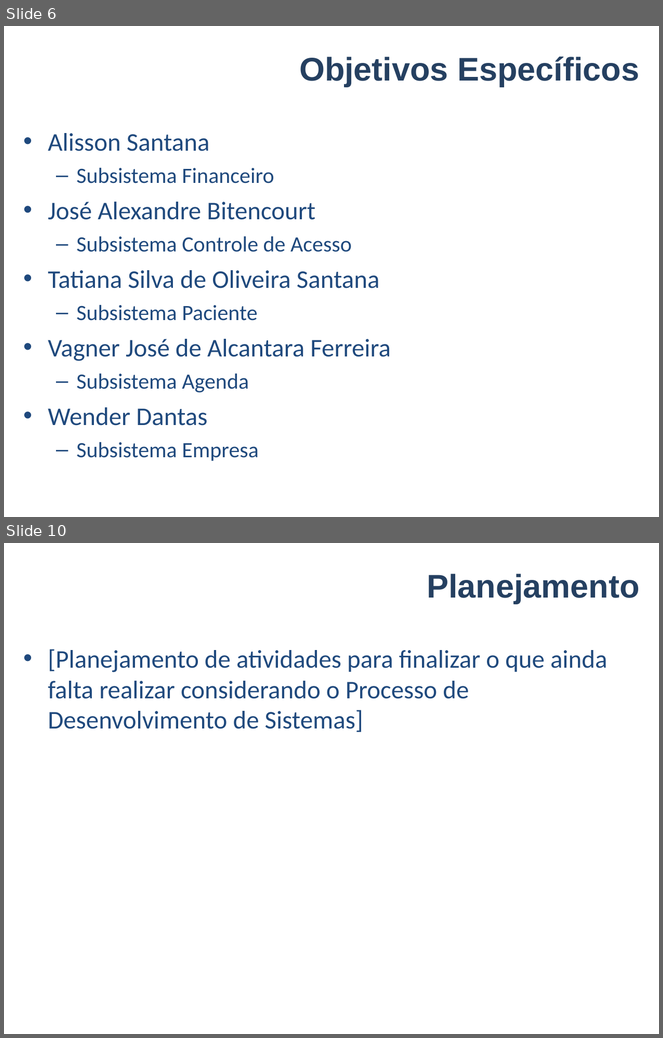
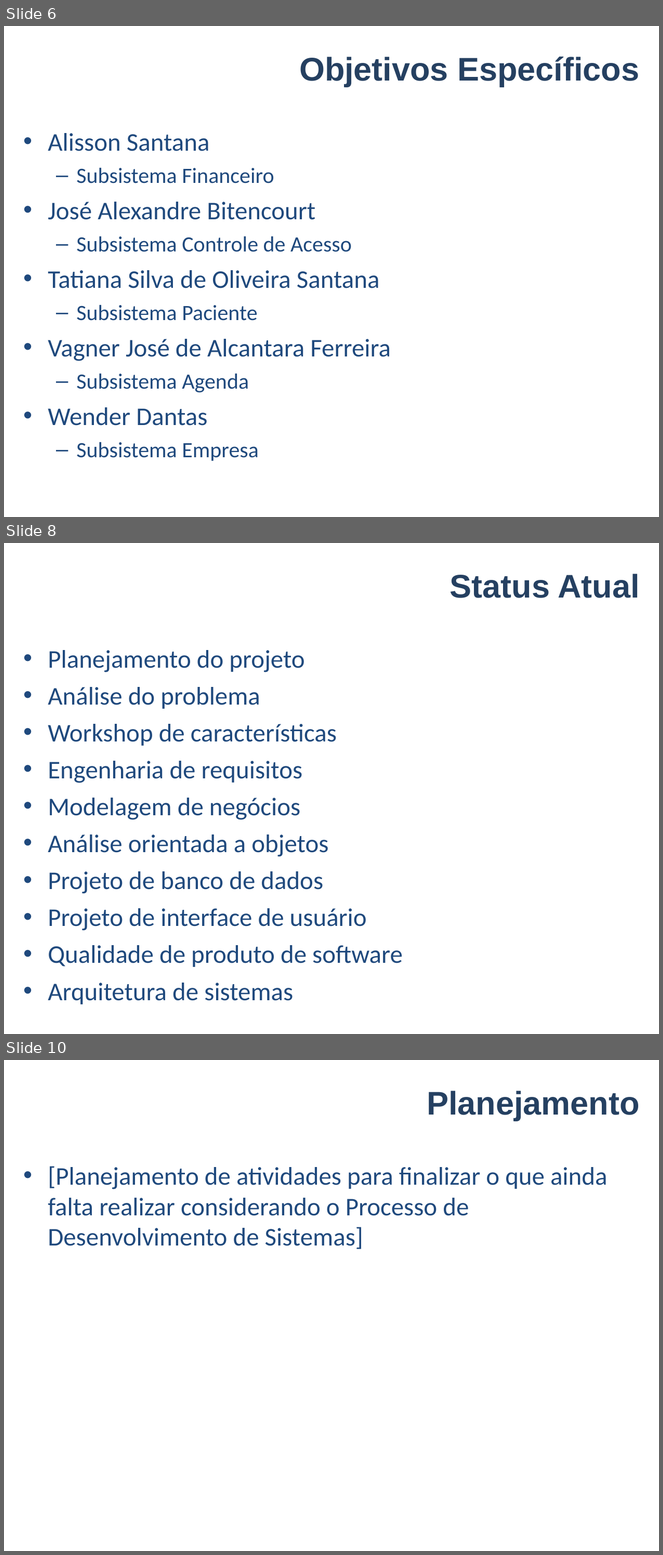
Before and after one commit to VagnerAlcantara/TCC, a slide deck: AnteProjeto/Apresentacao do Anteprojeto.ppt. Shown one above the other, each under a label of ours: slides 6 and 10 before the commit, slides 6, 8 and 10 after it; the slides between them are not shown. The pictures are 663x1038 and 663x1555 pixels, drawn with LibreOffice and Linux fonts; fonts in the diff are those of the drawing; background and template pictures are left out. Boxes give left, top, right and bottom in pixels: in the first picture for what was removed or moved away, otherwise in the second. Text is boxed around its words. In the diff, an @@ line names an element or a change of style, - is before the commit and + after.

Commit message:
Atualização
Atualização

```diff
--- a/AnteProjeto/Apresentacao do Anteprojeto.ppt
+++ b/AnteProjeto/Apresentacao do Anteprojeto.ppt
@@ slide 8 added at [4,543,659,1034], background #FFFFFF @@
@@ title added at [450,574,639,598], 36 pt, text #254061, bold @@
+Status Atual
@@ text added at [48,650,403,1005], 28 pt, text #1F497D @@
+• Planejamento do projeto
+• Análise do problema
+• Workshop de características
+• Engenharia de requisitos
+• Modelagem de negócios
+• Análise orientada a objetos
+• Projeto de banco de dados
+• Projeto de interface de usuário
+• Qualidade de produto de software
+• Arquitetura de sistemas
```
Also in this commit, not shown: 1 slide changed, 1 other slide added, 2 slides removed.
